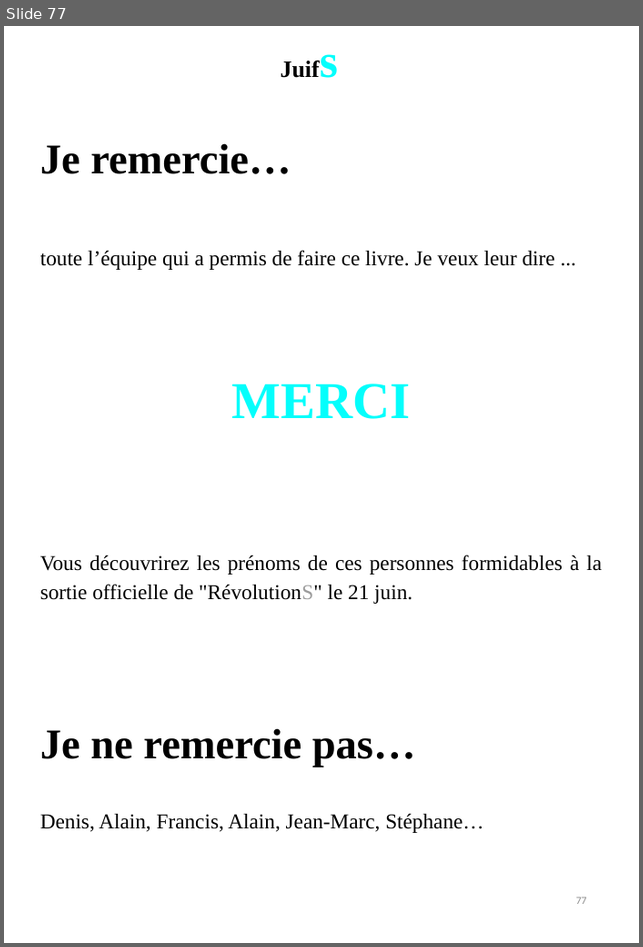
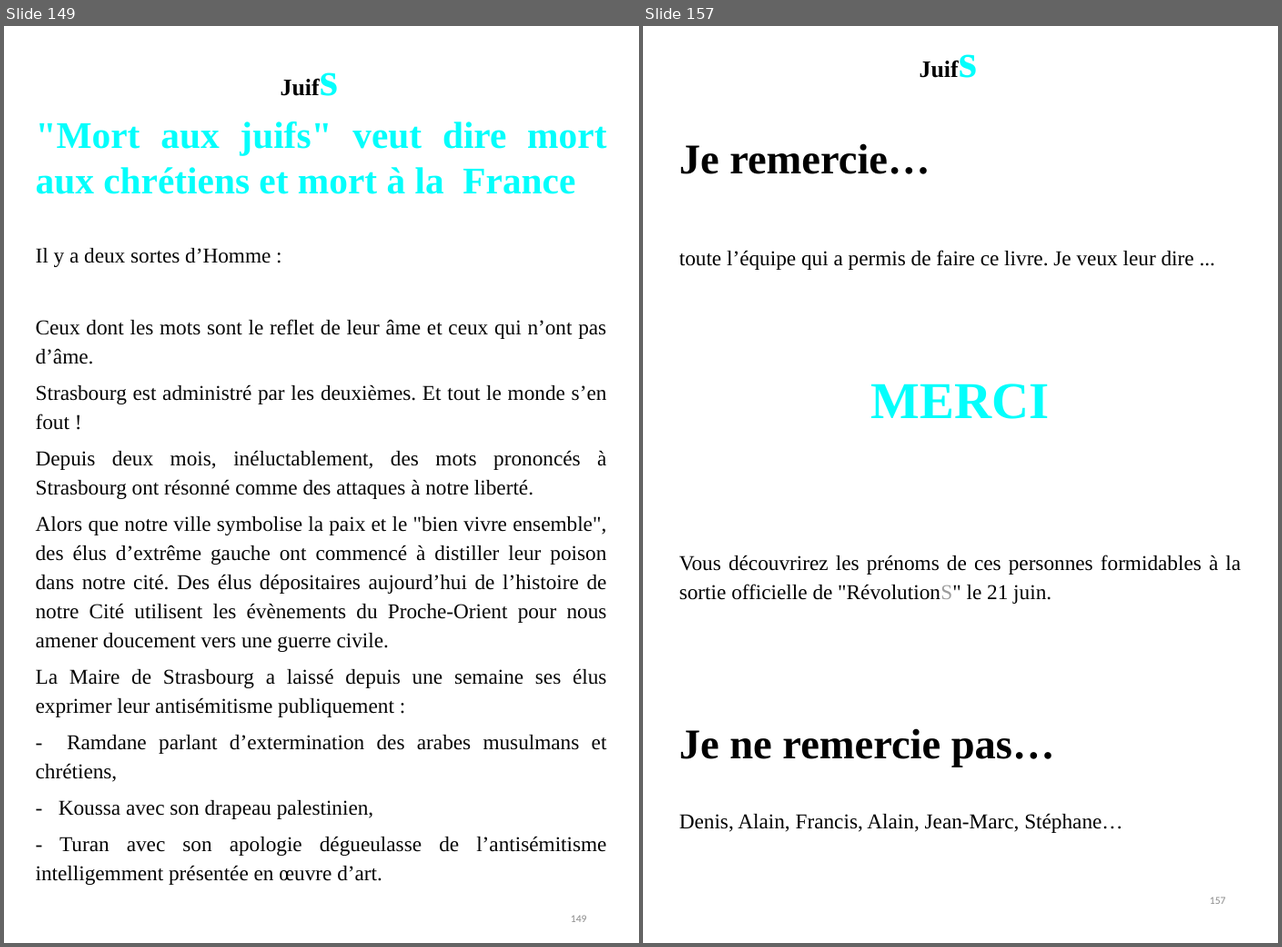
Before and after one commit to BenjaminLOUIS84/e_commerce, a slide deck: e_commerce/public/ppsx/tome2.ppsx. Shown side by side, each under a label of ours: slide 77 before the commit, slides 149 and 157 after it; the slides between them are not shown. The pictures are 643x947 and 1282x947 pixels, drawn with LibreOffice and Linux fonts; fonts in the diff are those of the drawing. Boxes give left, top, right and bottom in pixels: in the first picture for what was removed or moved away, otherwise in the second. Text is boxed around its words. In the diff, an @@ line names an element or a change of style, - is before the commit and + after.

```diff
--- a/e_commerce/public/ppsx/tome2.ppsx
+++ b/e_commerce/public/ppsx/tome2.ppsx
@@ slide 149 added at (x1=4, y1=26, x2=639, y2=943), background #FFFFFF @@
@@ text added at (x1=36, y1=122, x2=607, y2=885), 18 pt, text #050505 @@
+"Mort aux juifs" veut dire mort aux chrétiens et mort à la France
+Il y a deux sortes d’Homme :
+Ceux dont les mots sont le reflet de leur âme et ceux qui n’ont pas d’âme.
+Strasbourg est administré par les deuxièmes. Et tout le monde s’en fout !
+Depuis deux mois, inéluctablement, des mots prononcés à Strasbourg ont résonné comme des attaques à notre liberté.
+Alors que notre ville symbolise la paix et le "bien vivre ensemble", des élus d’extrême gauche ont commencé à distiller leur poison dans notre cité. Des élus dépositaires aujourd’hui de l’histoire de notre Cité utilisent les évènements du Proche-Orient pour nous amener doucement vers une guerre civile.
+La Maire de Strasbourg a laissé depuis une semaine ses élus exprimer leur antisémitisme publiquement :
+- Ramdane parlant d’extermination des arabes musulmans et chrétiens,
+- Koussa avec son drapeau palestinien,
+- Turan avec son apologie dégueulasse de l’antisémitisme intelligemment présentée en œuvre d’art.
@@ text added at (x1=240, y1=122, x2=332, y2=156), 20.1 pt, text #000000, bold @@
+Juifs
@@ page number added at (x1=571, y1=915, x2=587, y2=922), 9 pt, text #8C8C8C @@
+149
@@ what was slide 77 is now slide 157 @@
@@ page number at (x1=1210, y1=897, x2=1226, y2=904): text changed @@
-77
+157
```
Also in this commit, not shown: 3 slides changed, 79 other slides added.
